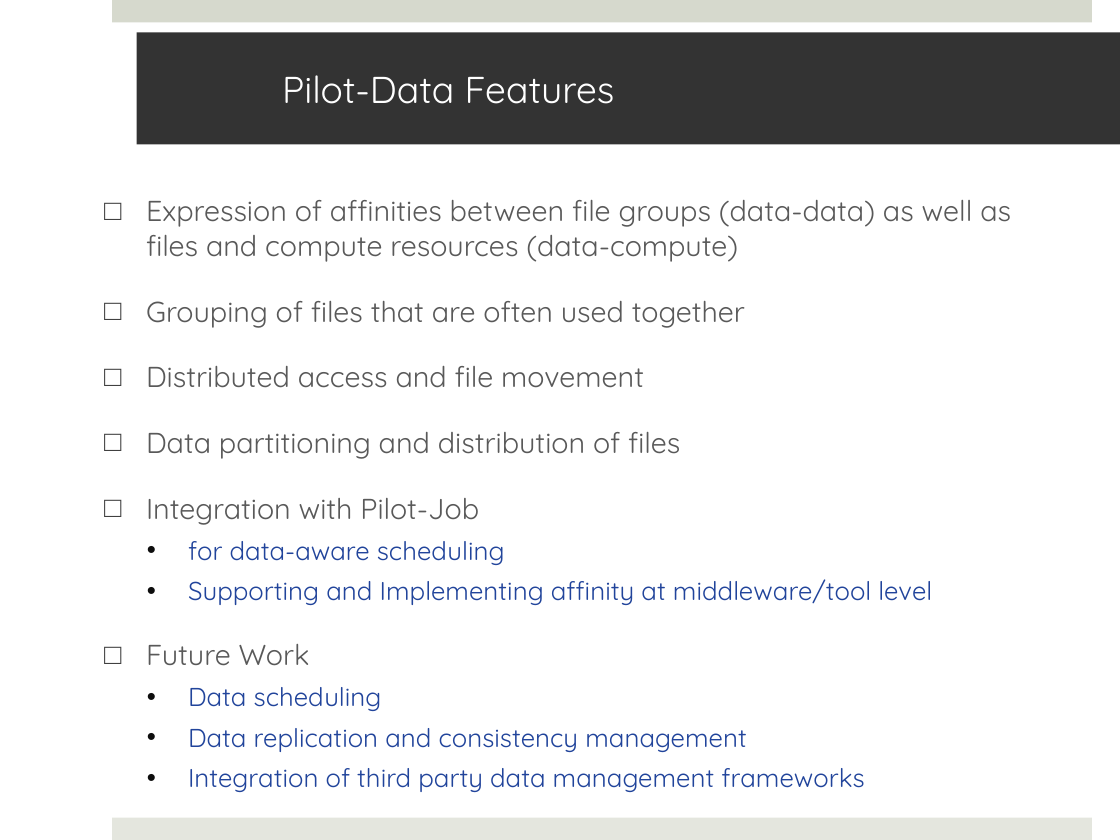
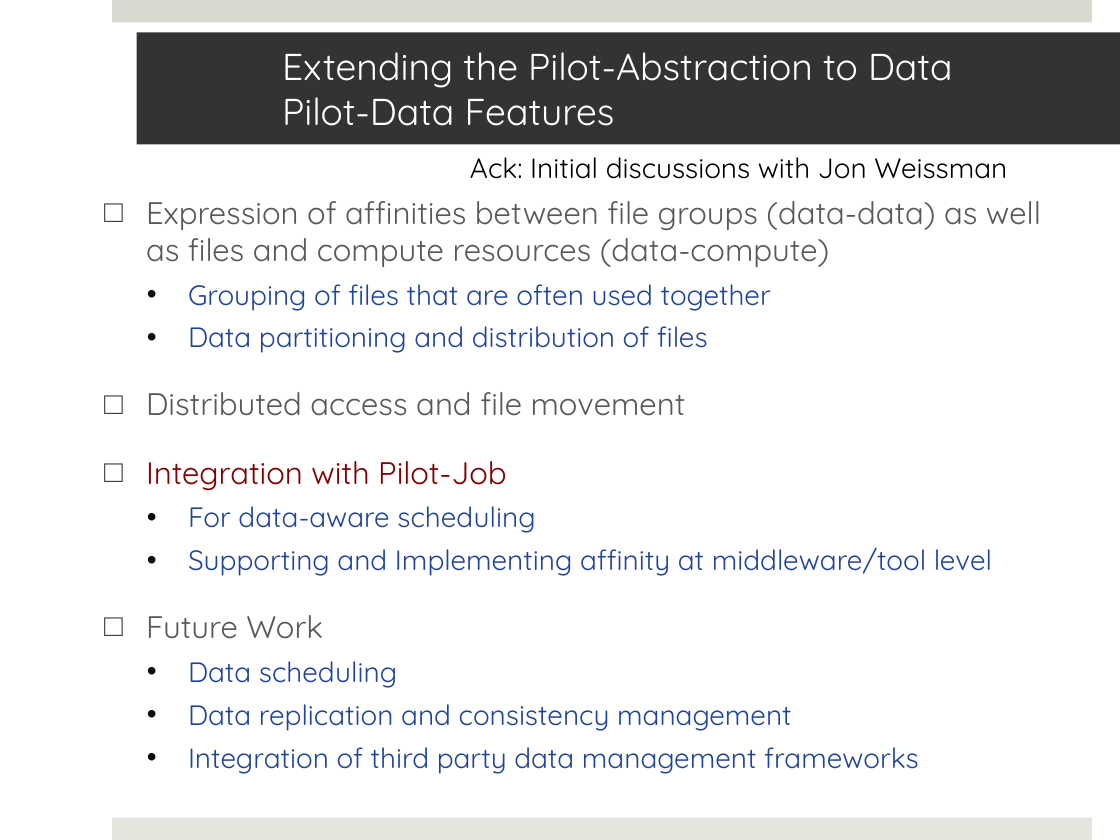
Before and after one commit to saga-project/saga-cpp-legacy-projects, a slide deck: slide 27 of saga-talks/abstractions_for_ls-microsoft.pptx (slide 28 before the commit). Drawn at 1120x840 pixels with LibreOffice and Linux fonts; fonts in the diff are those of the drawing; background and template pictures are left out. Boxes give left, top, right and bottom in pixels: in the first picture for what was removed or moved away, otherwise in the second. Text is boxed around its words. In the diff, an @@ line names an element or a change of style, - is before the commit and + after.

Commit message:
Final version used. Thanks all!

```diff
--- a/saga-talks/abstractions_for_ls-microsoft.pptx
+++ b/saga-talks/abstractions_for_ls-microsoft.pptx
@@ title at (x1=282, y1=52, x2=952, y2=126): text changed @@
-Pilot-Data Features
+Extending the Pilot-Abstraction to Data
+Pilot-Data Features
@@ text added at (x1=470, y1=157, x2=1007, y2=179), 18 pt, text #000000 @@
+Ack: Initial discussions with Jon Weissman
@@ text at (x1=146, y1=201, x2=1041, y2=769): size 18.5 to 20 pt in "Expression of affinities between file groups (data-data) ...", "Distributed access and file movement", "Integration with Pilot-Job", "Future Work"; size 18.5 to 18 pt, text colour #595959 to #21449B in "Grouping of files that are often used ..."; text colour #595959 to #800000 in "Integration with Pilot-Job"; size 16.6 to 18 pt in "Supporting and Implementing affinity at middleware/tool leve ...", "Data scheduling", "Data replication and consistency management", "Integration of third party data management frameworks"; bullet □ to •; list level 1 to 2 in "Grouping of files that are ..."; bullet colour #404040 to #0D0D0D @@
@@ text at (x1=188, y1=326, x2=708, y2=353): paragraph added @@
+  • Data partitioning and distribution of files
@@ text at (x1=146, y1=432, x2=680, y2=459): paragraph removed @@
-□ Data partitioning and distribution of files
@@ text at (x1=188, y1=506, x2=535, y2=533): text changed; size 16.6 to 18 pt @@
-  • for data-aware scheduling
+  • For data-aware scheduling
```
Also in this commit, not shown: 17 other slides changed.
